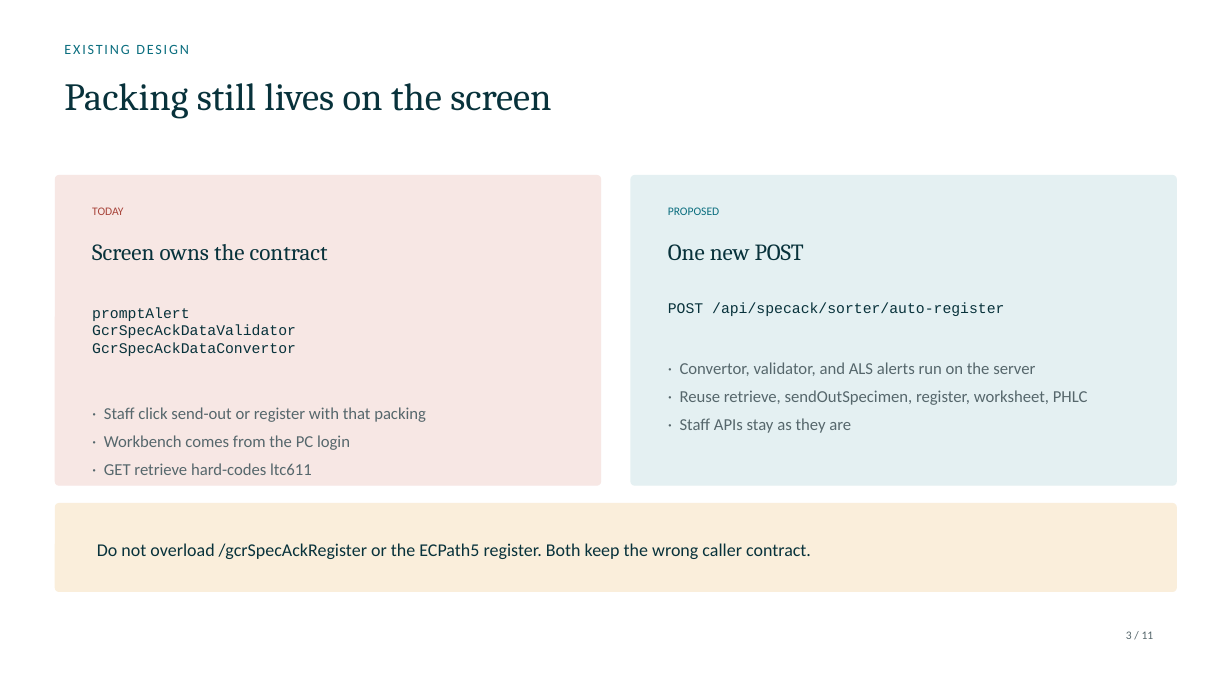
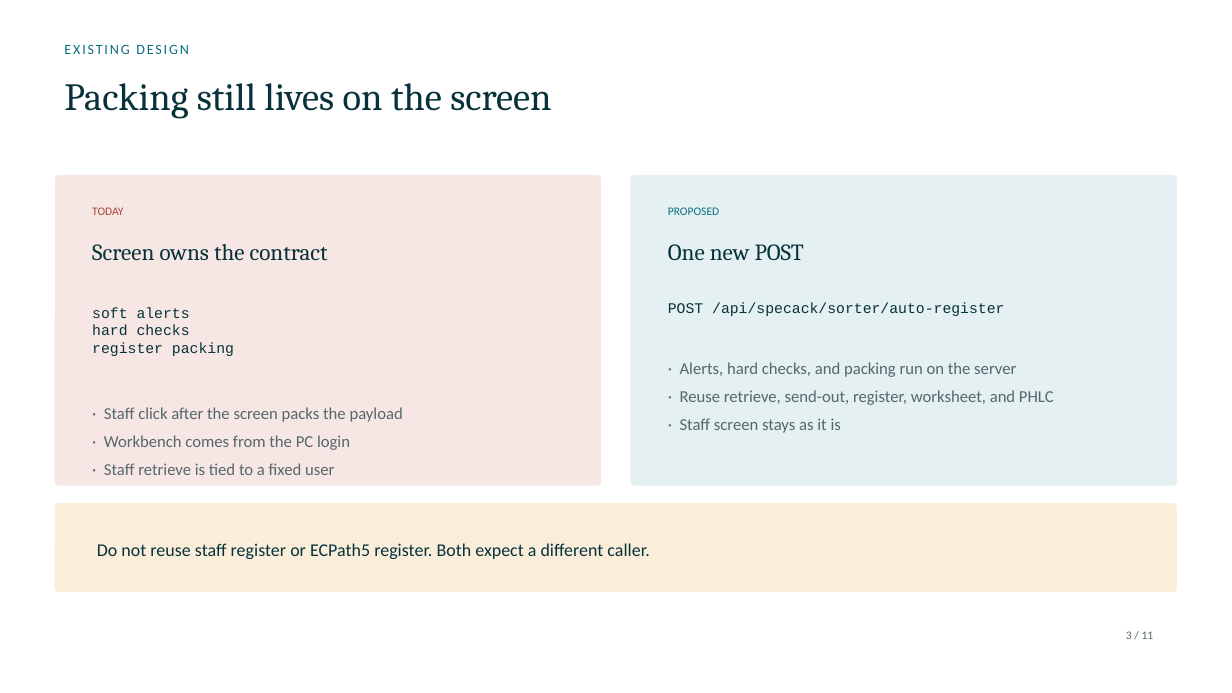
Before and after one commit to DragonChong/HA-Notes, a slide deck: slide 3 of SDLC/Projects/TMP-specimen-sorter-api — Specimen Sorter API/assets/Specimen Sorter API.pptx. Drawn at 1232x693 pixels with LibreOffice and Linux fonts; fonts in the diff are those of the drawing. Boxes give left, top, right and bottom in pixels: in the first picture for what was removed or moved away, otherwise in the second. Text is boxed around its words. In the diff, an @@ line names an element or a change of style, - is before the commit and + after.

```diff
--- a/SDLC/Projects/TMP-specimen-sorter-api — Specimen Sorter API/assets/Specimen Sorter API.pptx
+++ b/SDLC/Projects/TMP-specimen-sorter-api — Specimen Sorter API/assets/Specimen Sorter API.pptx
@@ text at [92,307,234,356]: text changed @@
-promptAlert
-GcrSpecAckDataValidator
-GcrSpecAckDataConvertor
+soft alerts
+hard checks
+register packing
@@ text at [680,362,1054,433]: text changed @@
-· Convertor, validator, and ALS alerts run on the server
-· Reuse retrieve, sendOutSpecimen, register, worksheet, PHLC
-· Staff APIs stay as they are
+· Alerts, hard checks, and packing run on the server
+· Reuse retrieve, send-out, register, worksheet, and PHLC
+· Staff screen stays as it is
@@ text at [104,407,403,422]: text changed @@
-· Staff click send-out or register with that packing
+· Staff click after the screen packs the payload
@@ text at [104,463,334,475]: text changed @@
-· GET retrieve hard-codes ltc611
+· Staff retrieve is tied to a fixed user
@@ text at [97,543,649,559]: text changed @@
-Do not overload /gcrSpecAckRegister or the ECPath5 register. Both keep the wrong caller contract.
+Do not reuse staff register or ECPath5 register. Both expect a different caller.
```
Also in this commit, not shown: 7 other slides changed, 1 slide added, 1 slide removed, 3 other files.
